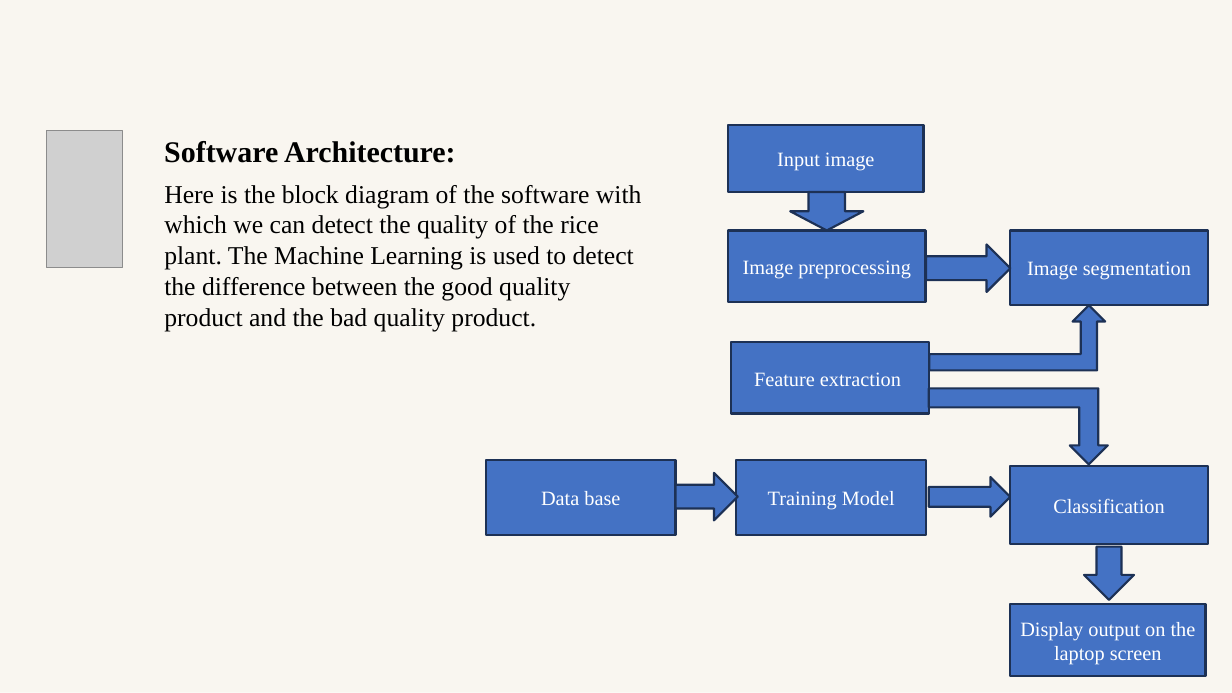
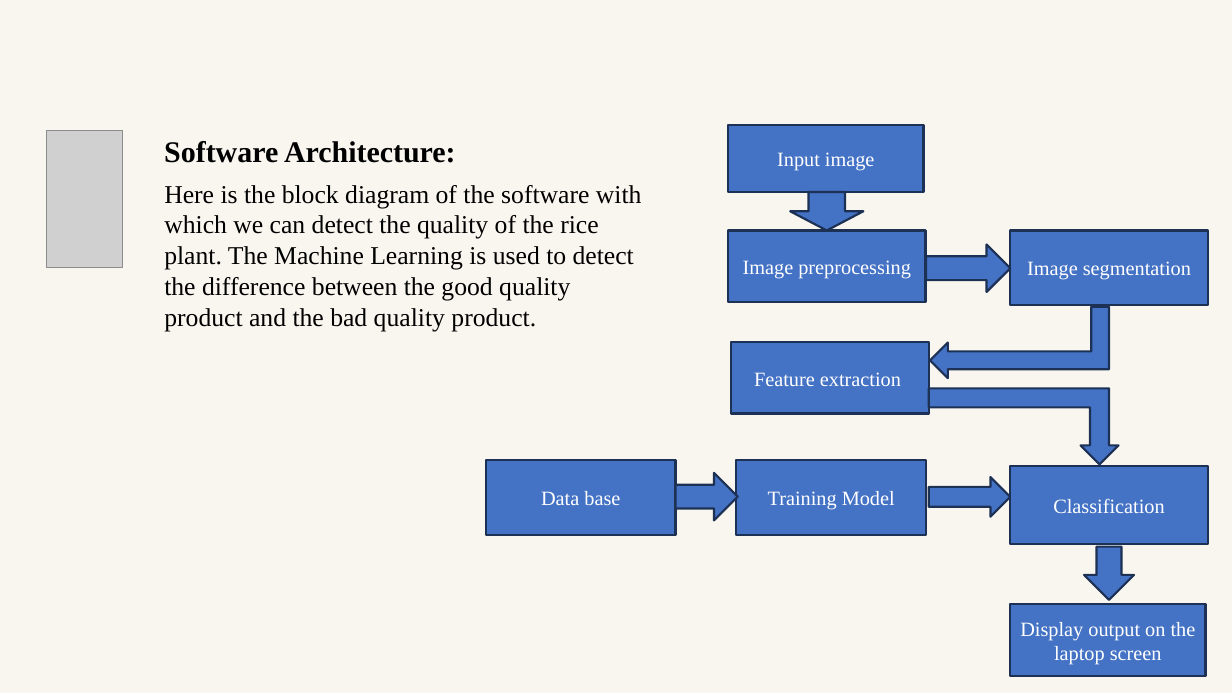
Before and after one commit to Vaibhav-1308/Agribot-Plantation-and-AI-Driven-Quality-Insights, a slide deck: slide 12 of PPT Competition edited.pptx. Drawn at 1232x693 pixels with LibreOffice and Linux fonts; fonts in the diff are those of the drawing; grey boxes stand for pictures. Boxes give left, top, right and bottom in pixels: in the first picture for what was removed or moved away, otherwise in the second. Text is boxed around its words. In the diff, an @@ line names an element or a change of style, - is before the commit and + after.

```diff
--- a/PPT Competition edited.pptx
+++ b/PPT Competition edited.pptx
@@ bent up arrow at bbox=[930, 307, 1110, 379]: mirrored; rotation 180 to 270 degrees @@
@@ bent up arrow: place and size @@
-bent up arrow at bbox=[929, 388, 1108, 464]
+bent up arrow at bbox=[929, 388, 1118, 464]
```
Also in this commit, not shown: 3 other slides changed, 11 other files.
